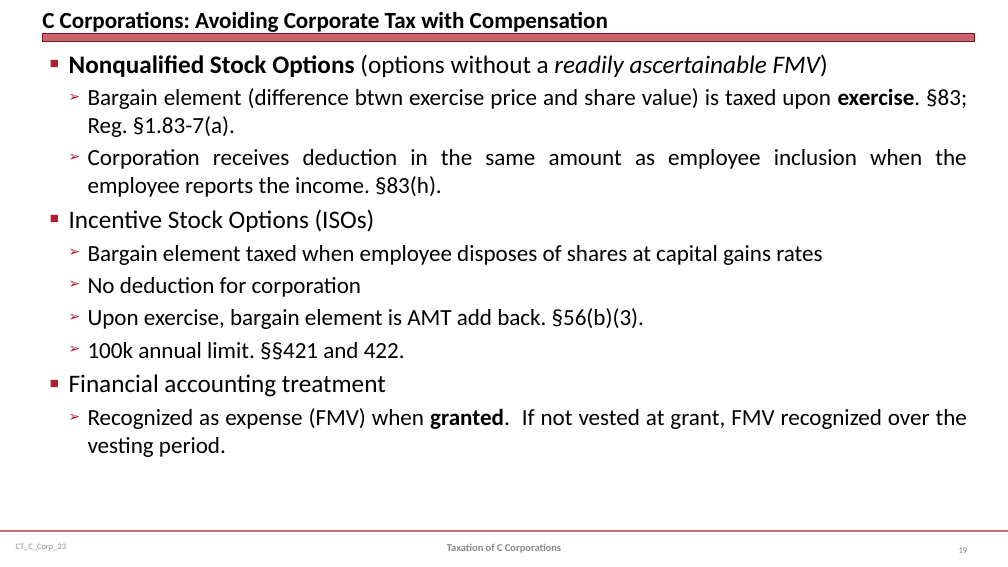
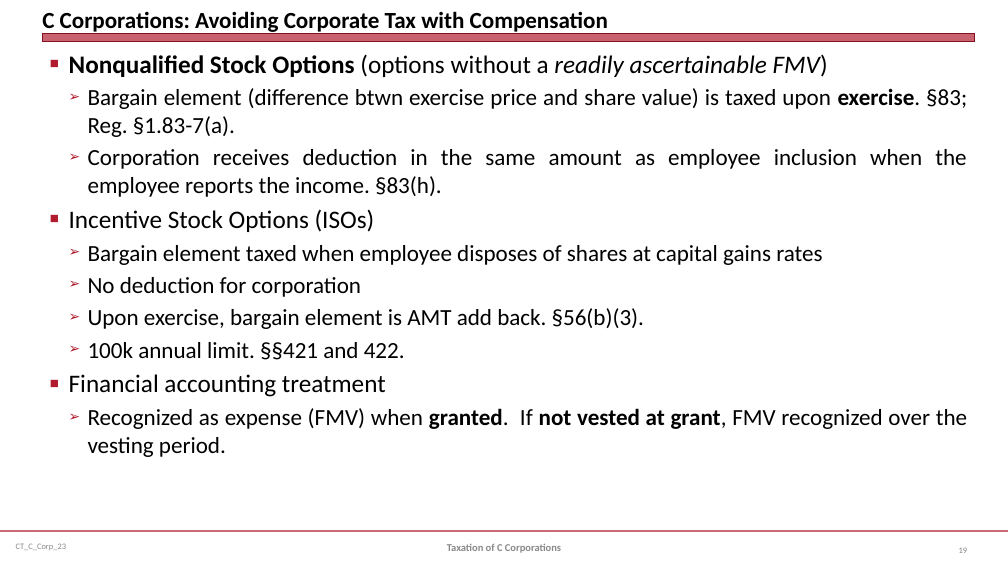
Before and after one commit to jmc877/Corporate-Tax, a slide deck: slide 19 of slides/CT_C_Corp_23.pptx. Drawn at 1008x567 pixels with LibreOffice and Linux fonts; fonts in the diff are those of the drawing. Boxes give left, top, right and bottom in pixels: in the first picture for what was removed or moved away, otherwise in the second. Text is boxed around its words. In the diff, an @@ line names an element or a change of style, - is before the commit and + after.

```diff
--- a/slides/CT_C_Corp_23.pptx
+++ b/slides/CT_C_Corp_23.pptx
@@ text at (88,408,967,457): bold on in "not vested at grant," @@
```
Also in this commit, not shown: 4 other slides changed, 1 slide added, 1 other file.
